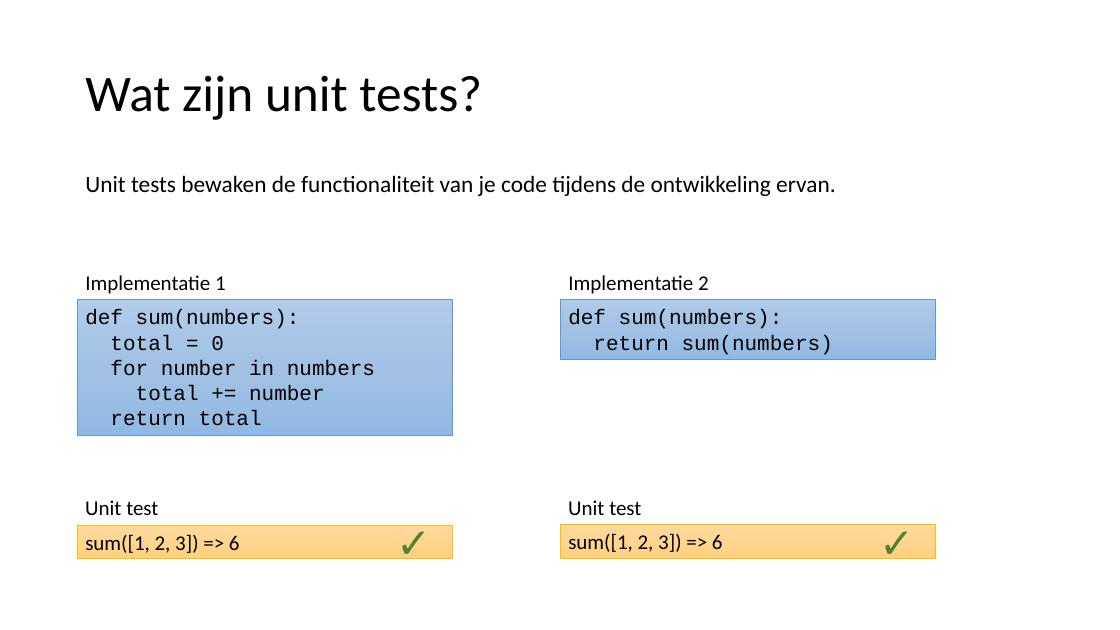
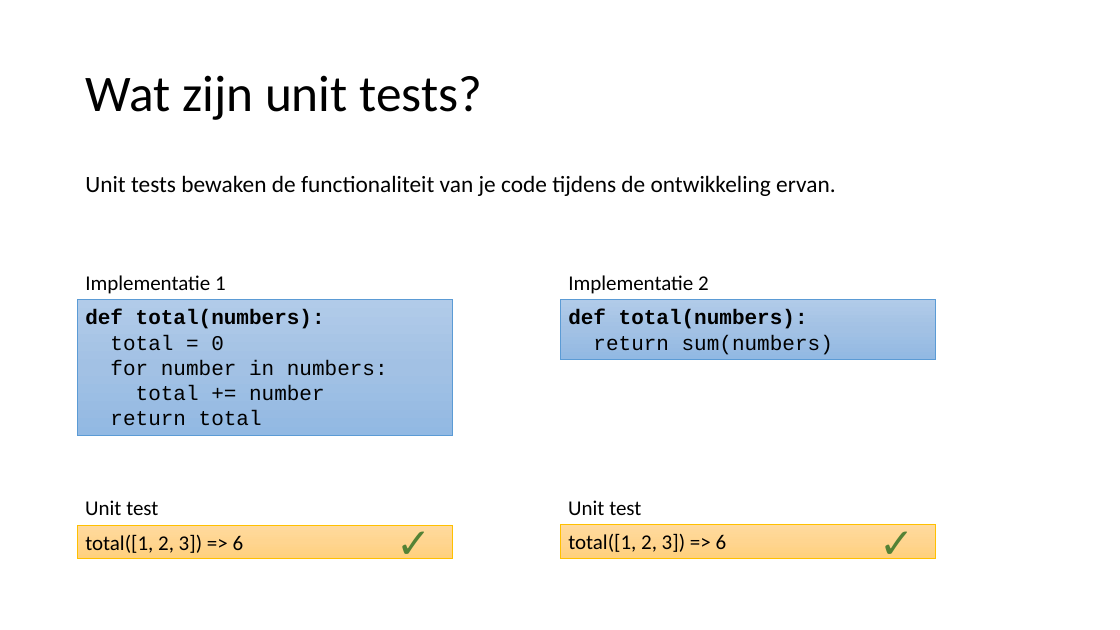
Before and after one commit to LFKoning/knowledge-sharing, a slide deck: slide 3 of unit_tests/kennissessie_unit_testing.pptx. Drawn at 1120x630 pixels with LibreOffice and Linux fonts; fonts in the diff are those of the drawing. Boxes give left, top, right and bottom in pixels: in the first picture for what was removed or moved away, otherwise in the second. Text is boxed around its words. In the diff, an @@ line names an element or a change of style, - is before the commit and + after.

Commit message:
Update unit testing slides

```diff
--- a/unit_tests/kennissessie_unit_testing.pptx
+++ b/unit_tests/kennissessie_unit_testing.pptx
@@ text in rectangle at (x1=85, y1=309, x2=325, y2=329): text changed; bold on @@
-def sum(numbers):
+def total(numbers):
@@ text in rectangle at (x1=568, y1=309, x2=808, y2=329): text changed; bold on @@
-def sum(numbers):
+def total(numbers):
@@ text in rectangle at (x1=110, y1=360, x2=388, y2=376): text changed @@
-for number in numbers
+for number in numbers:
@@ text in rectangle at (x1=85, y1=534, x2=244, y2=553): text changed @@
-sum([1, 2, 3]) => 6
+total([1, 2, 3]) => 6
@@ text in rectangle at (x1=568, y1=533, x2=727, y2=552): text changed @@
-sum([1, 2, 3]) => 6
+total([1, 2, 3]) => 6
```
Also in this commit, not shown: 3 other slides changed.
